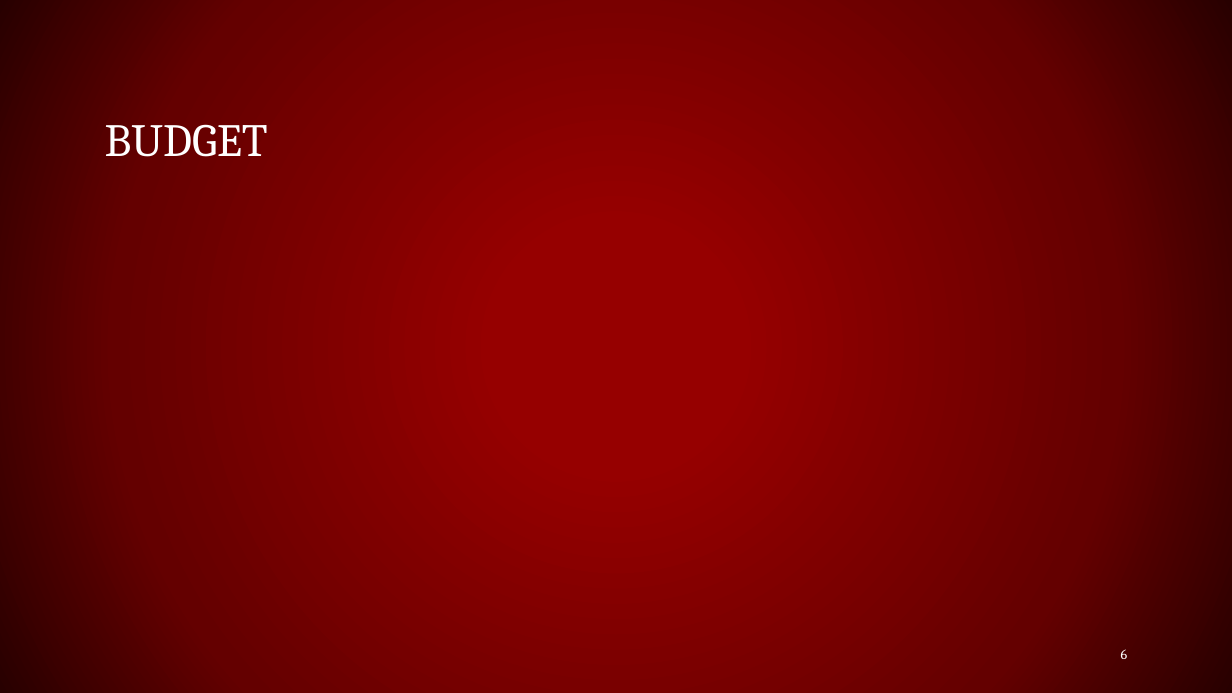
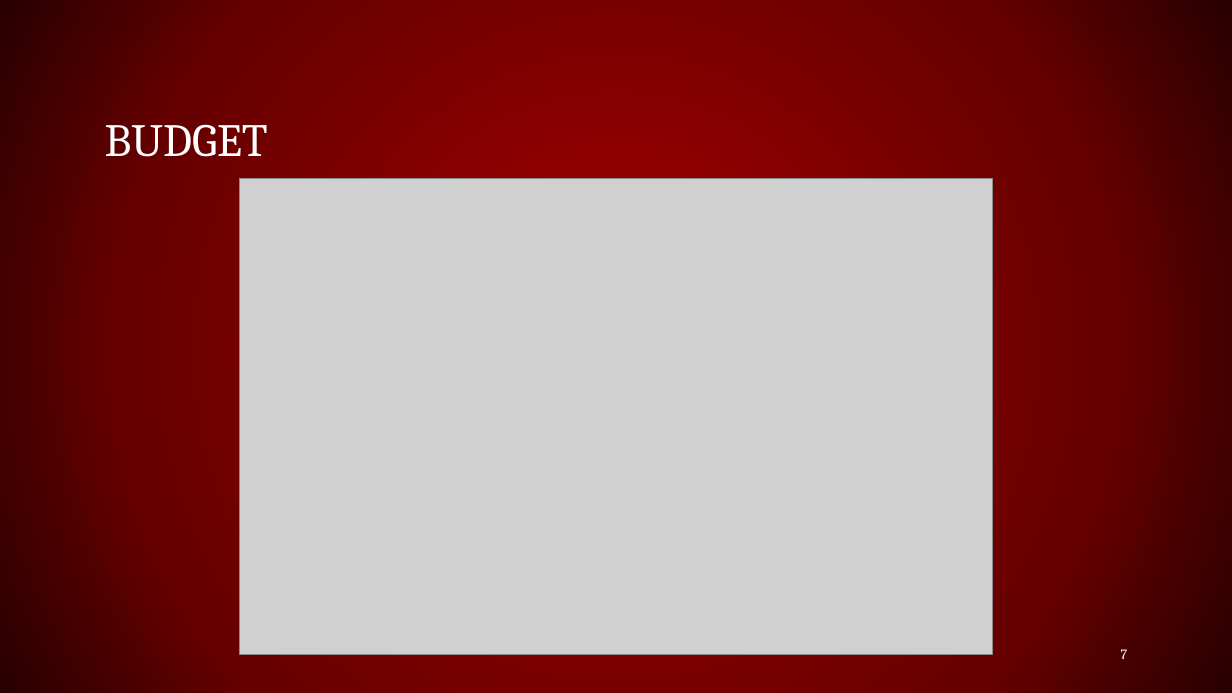
Before and after one commit to lmilam/Project-Lab-1-Group-4-, a slide deck: slide 7 of Group4Prez.pptx (slide 6 before the commit). Drawn at 1232x693 pixels with LibreOffice and Linux fonts; fonts in the diff are those of the drawing; grey boxes stand for pictures. Boxes give left, top, right and bottom in pixels: in the first picture for what was removed or moved away, otherwise in the second. Text is boxed around its words. In the diff, an @@ line names an element or a change of style, - is before the commit and + after.

```diff
--- a/Group4Prez.pptx
+++ b/Group4Prez.pptx
@@ picture added at (239, 178, 993, 654) @@
@@ page number at (1121, 649, 1128, 659): text changed @@
-6
+7
```
Also in this commit, not shown: 2 other slides changed, 2 slides added, 1 slide removed.
